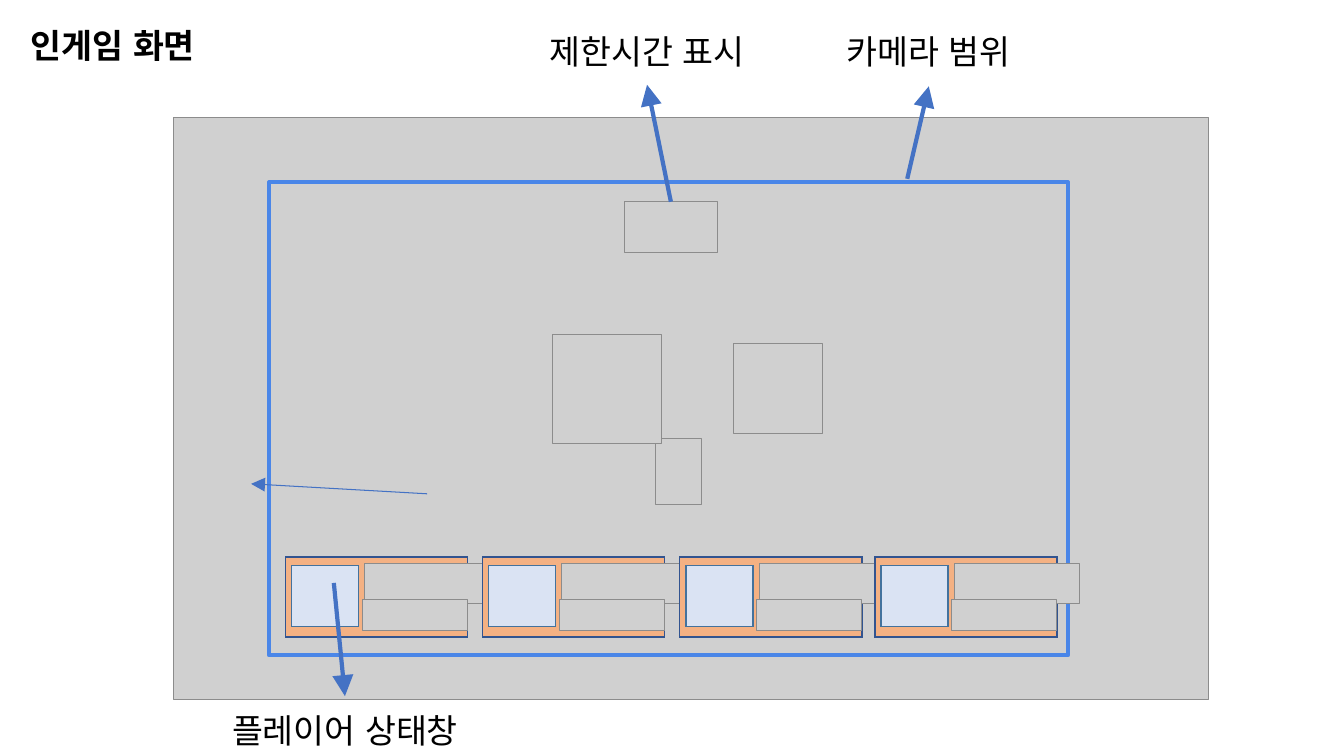
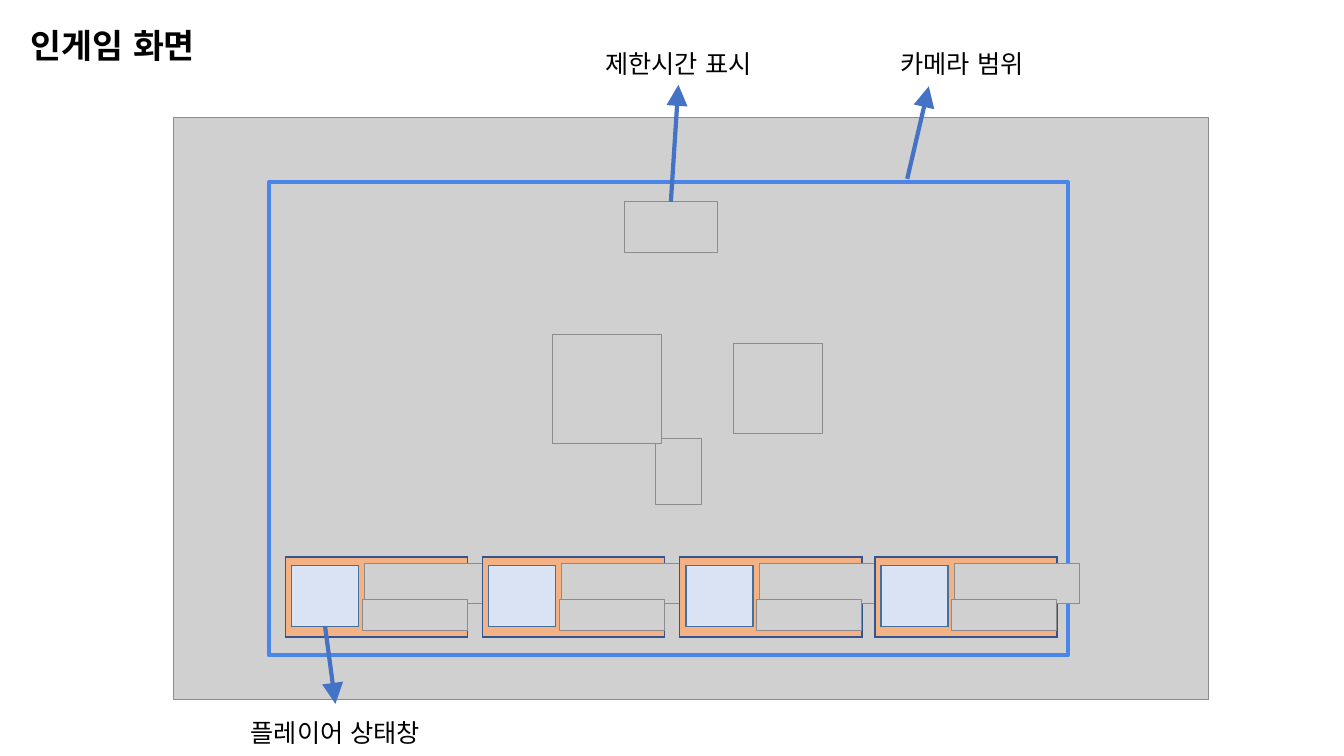
Before and after one commit to penspanic/ITWGamejam, a slide deck: slide 6 of Plan/Rocketman_씬&스킬구성.pptx. Drawn at 1344x756 pixels with LibreOffice and Linux fonts; fonts in the diff are those of the drawing; grey boxes stand for pictures. Boxes give left, top, right and bottom in pixels: in the first picture for what was removed or moved away, otherwise in the second. Text is boxed around its words. In the diff, an @@ line names an element or a change of style, - is before the commit and + after.

```diff
--- a/Plan/Rocketman_씬&스킬구성.pptx
+++ b/Plan/Rocketman_씬&스킬구성.pptx
@@ text "제한시간 표시" moved from (x1=550, y1=36, x2=745, y2=67) to (x1=605, y1=52, x2=751, y2=75) @@
@@ size 24 to 18 pt in 3 elements at (x1=251, y1=721, x2=421, y2=744), (x1=605, y1=52, x2=751, y2=75), (x1=901, y1=52, x2=1023, y2=75) @@
@@ text "카메라 범위" moved from (x1=847, y1=36, x2=1011, y2=67) to (x1=901, y1=52, x2=1023, y2=75) @@
@@ arrow moved from (671, 202) - (647, 85) to (671, 202) - (679, 85) @@
@@ arrow removed from (427, 494) to (251, 484) @@
@@ arrow moved from (334, 583) - (345, 697) to (326, 627) - (336, 704) @@
@@ text "플레이어 상태창" moved from (x1=232, y1=715, x2=458, y2=746) to (x1=251, y1=721, x2=421, y2=744) @@
```
Also in this commit, not shown: 8 other slides changed.
